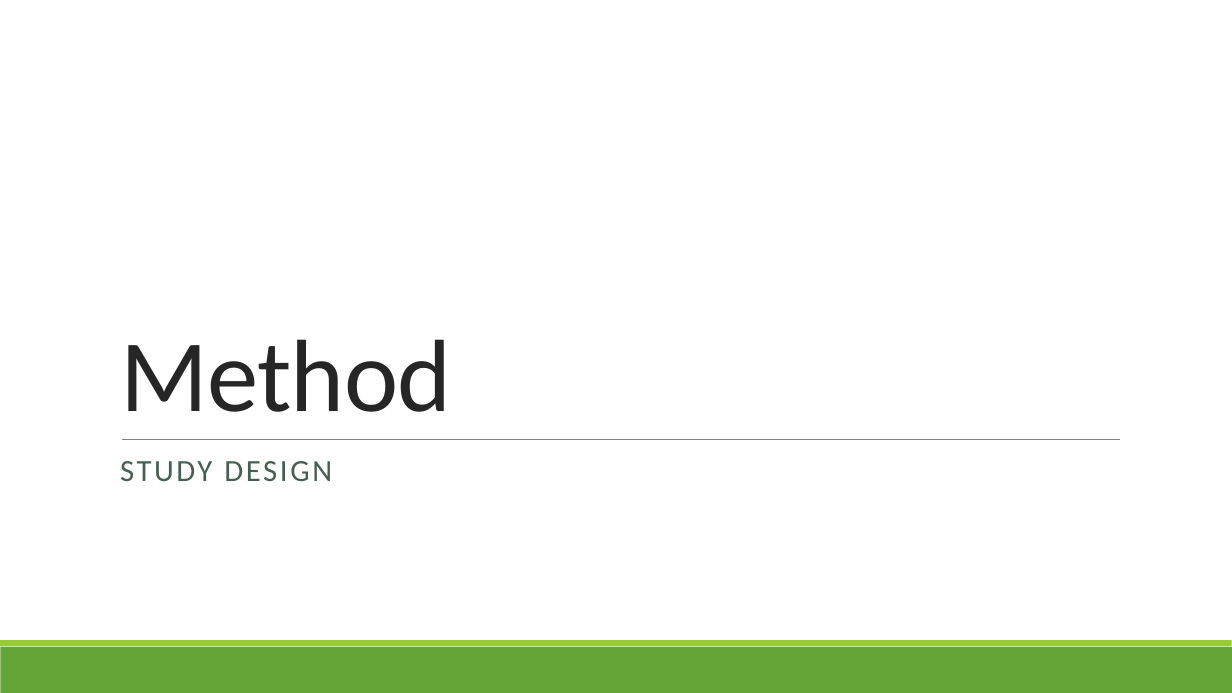
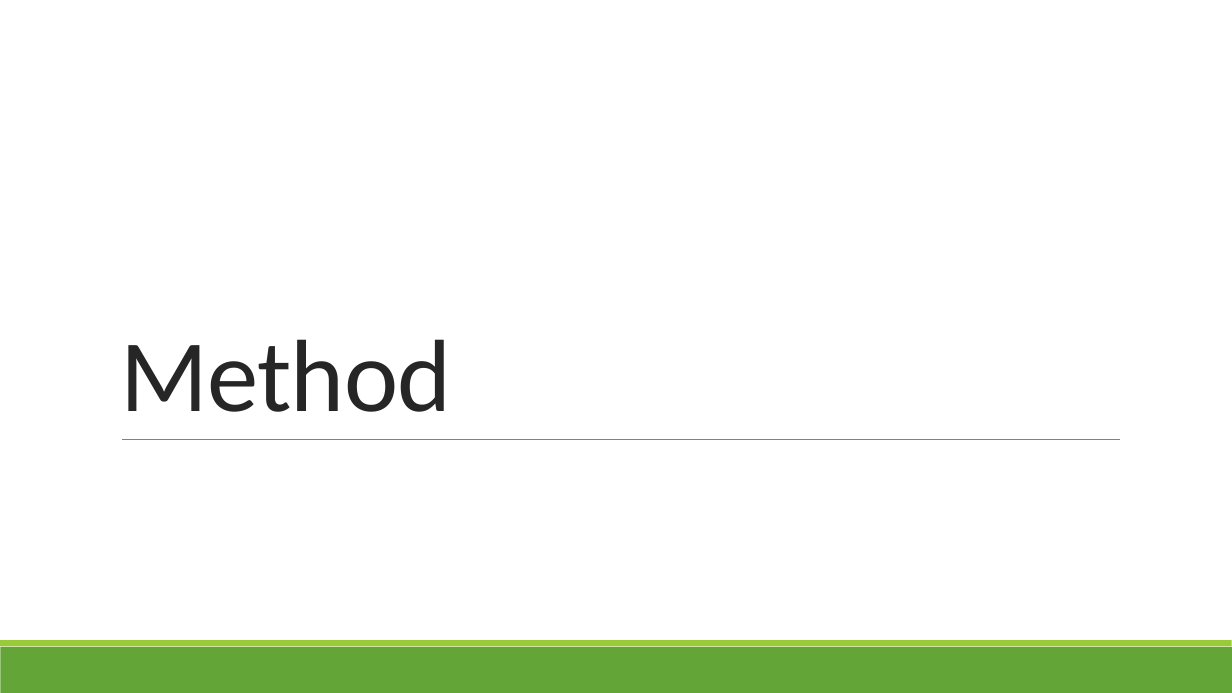
Before and after one commit to IceQueen1996/Masterarbeit, a slide deck: slide 3 of journalClub/MLOPT_Vol1/Summary of a comparison of machine learning methods.pptx. Drawn at 1232x693 pixels with LibreOffice and Linux fonts; fonts in the diff are those of the drawing. Boxes give left, top, right and bottom in pixels: in the first picture for what was removed or moved away, otherwise in the second. Text is boxed around its words. In the diff, an @@ line names an element or a change of style, - is before the commit and + after.

```diff
--- a/journalClub/MLOPT_Vol1/Summary of a comparison of machine learning methods.pptx
+++ b/journalClub/MLOPT_Vol1/Summary of a comparison of machine learning methods.pptx
@@ text removed at [120,461,332,481] @@
-STUDY DESIGN
```
Also in this commit, not shown: 1 other slide changed, 2 slides added, 3 slides removed, 53 other files.
